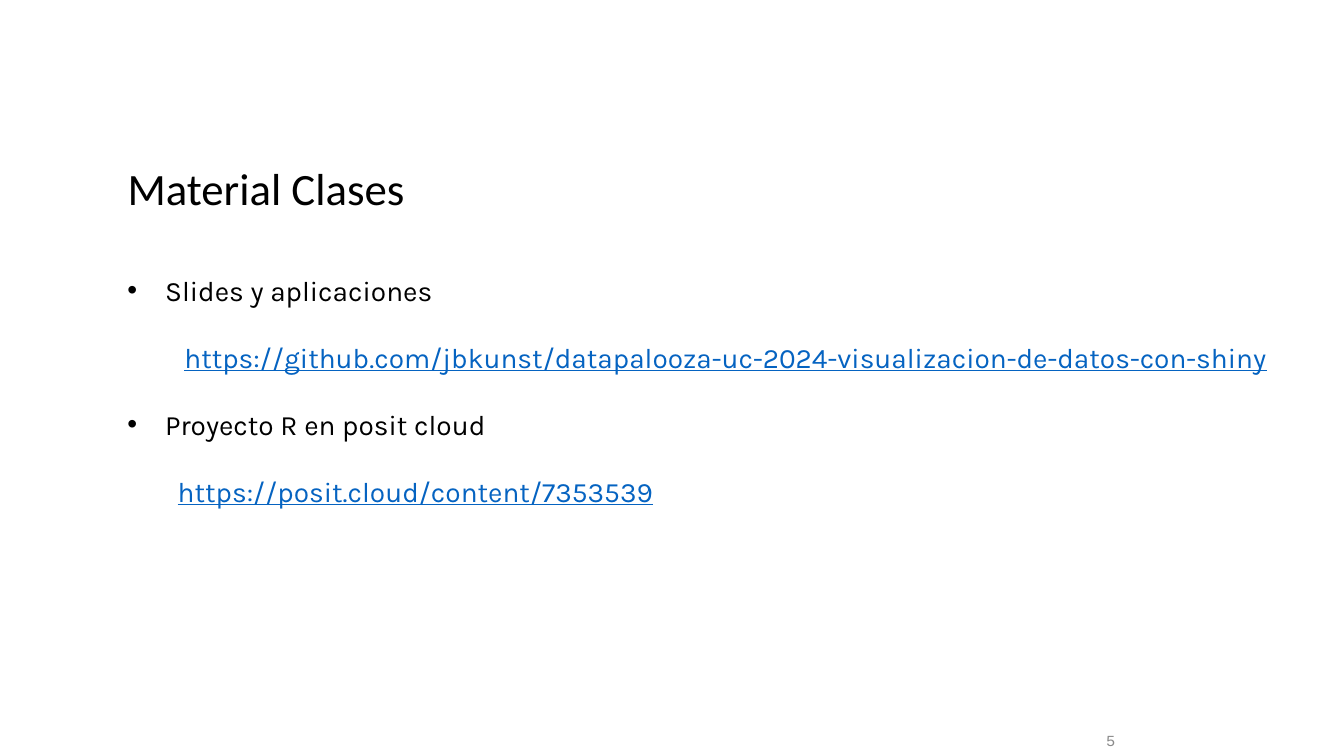
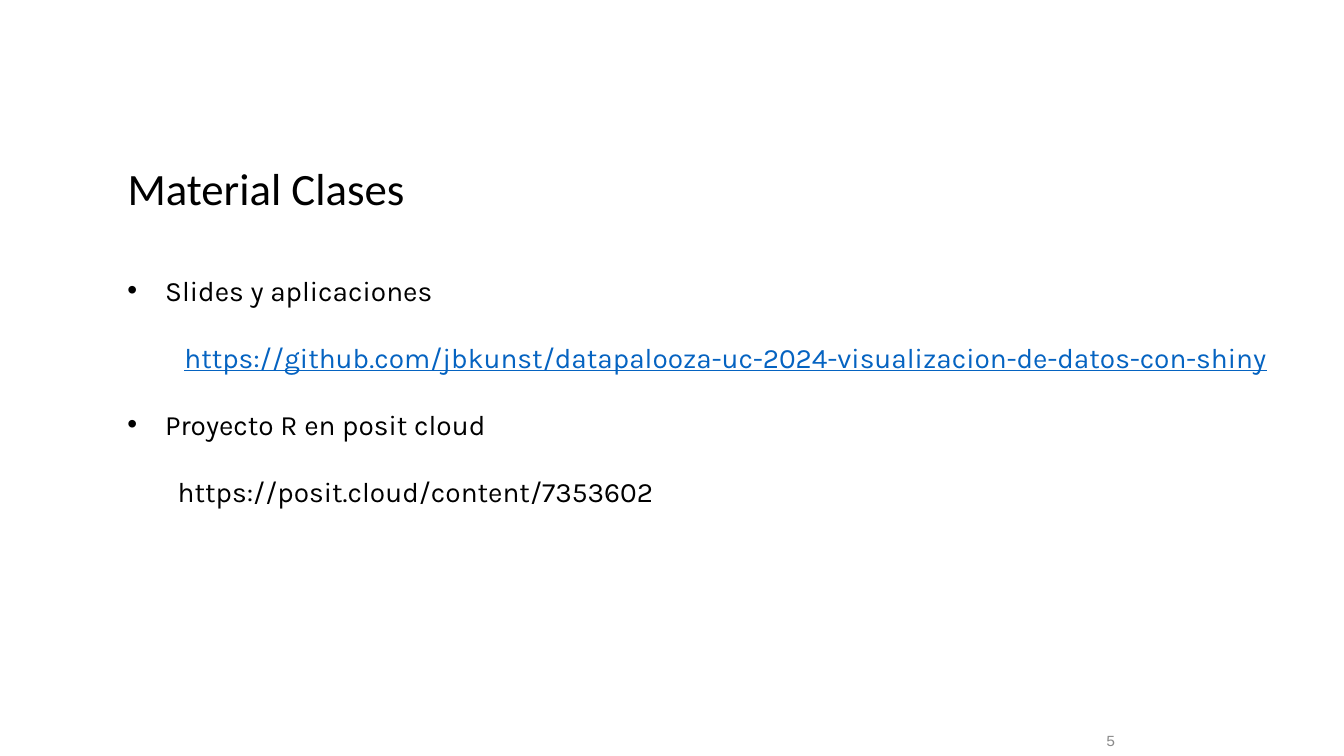
Before and after one commit to jbkunst/datapalooza-uc-2024-visualizacion-de-datos-con-shiny, a slide deck: slide 5 of slides/Datapalooza 2 - DataVizStage - 20240103 - Visualización datos con Shiny.pptx. Drawn at 1344x756 pixels with LibreOffice and Linux fonts; fonts in the diff are those of the drawing; background and template pictures are left out. Boxes give left, top, right and bottom in pixels: in the first picture for what was removed or moved away, otherwise in the second. Text is boxed around its words. In the diff, an @@ line names an element or a change of style, - is before the commit and + after.

```diff
--- a/slides/Datapalooza 2 - DataVizStage - 20240103 - Visualización datos con Shiny.pptx
+++ b/slides/Datapalooza 2 - DataVizStage - 20240103 - Visualización datos con Shiny.pptx
@@ text at (178,481,653,509): text changed; text colour #0563C1 to #000000 @@
-  https://posit.cloud/content/7353539
+  https://posit.cloud/content/7353602
```
